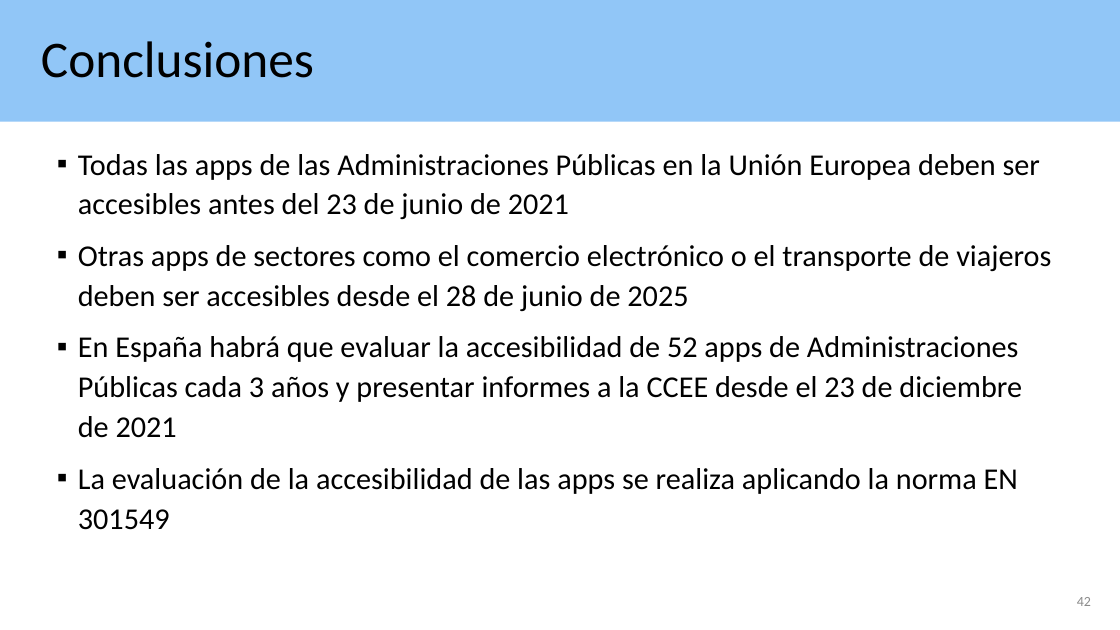
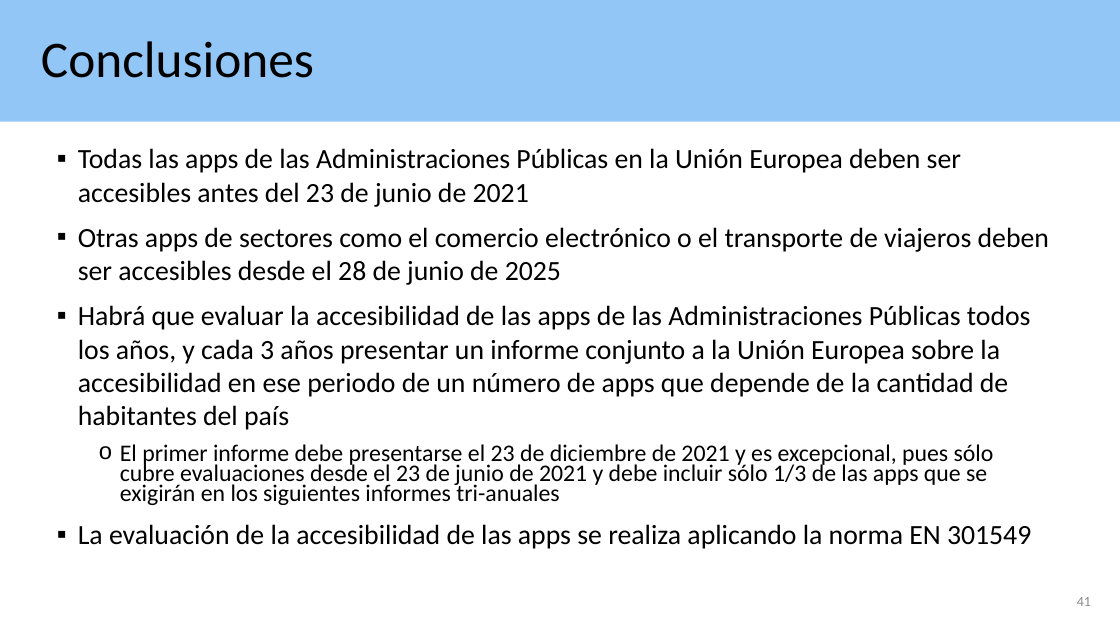
Before and after one commit to josehilera/accesibilidad, a slide deck: slide 41 of apps/Accesibilidad apps aplicando RD 1112 2018.pptx (slide 42 before the commit). Drawn at 1120x630 pixels with LibreOffice and Linux fonts; fonts in the diff are those of the drawing. Boxes give left, top, right and bottom in pixels: in the first picture for what was removed or moved away, otherwise in the second. Text is boxed around its words. In the diff, an @@ line names an element or a change of style, - is before the commit and + after.

Commit message:
Ejemplo de evaluación de accesibilidad de app

```diff
--- a/apps/Accesibilidad apps aplicando RD 1112 2018.pptx
+++ b/apps/Accesibilidad apps aplicando RD 1112 2018.pptx
@@ text at [78,148,1049,549]: size 25.9 to 23.8 pt in "Todas las apps de las Administraciones Públicas ...", "Otras apps de sectores como el comercio ...", "La evaluación de la accesibilidad de las ..."; line spacing 1.1 to 1 @@
@@ text at [78,305,1031,505]: text changed; size 25.9 to 23.8 pt @@
-▪ En España habrá que evaluar la accesibilidad de 52 apps de Administraciones Públicas cada 3 años y presentar informes a la CCEE desde el 23 de diciembre de 2021
+▪ Habrá que evaluar la accesibilidad de las apps de las Administraciones Públicas todos los años, y cada 3 años presentar un informe conjunto a la Unión Europea sobre la accesibilidad en ese periodo de un número de apps que depende de la cantidad de habitantes del país
+  o El primer informe debe presentarse el 23 de diciembre de 2021 y es excepcional, pues sólo cubre evaluaciones desde el 23 de junio de 2021 y debe incluir sólo 1/3 de las apps que se exigirán en los siguientes informes tri-anuales
@@ page number at [1077,597,1091,606]: text changed @@
-42
+41
```
Also in this commit, not shown: 9 other slides changed, 1 slide removed, 4 other files.
